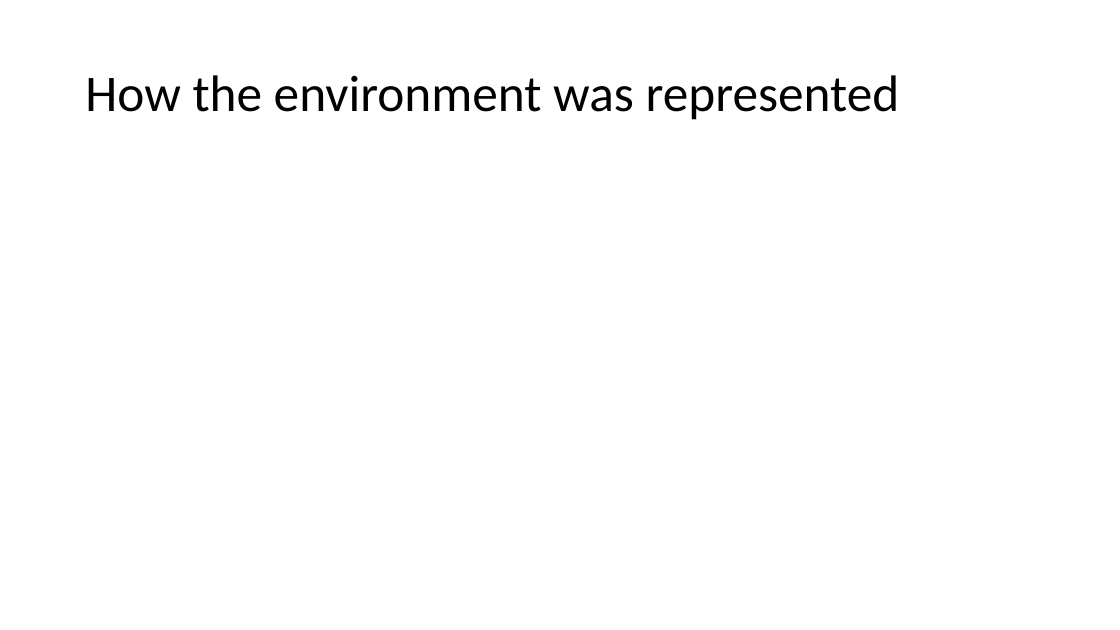
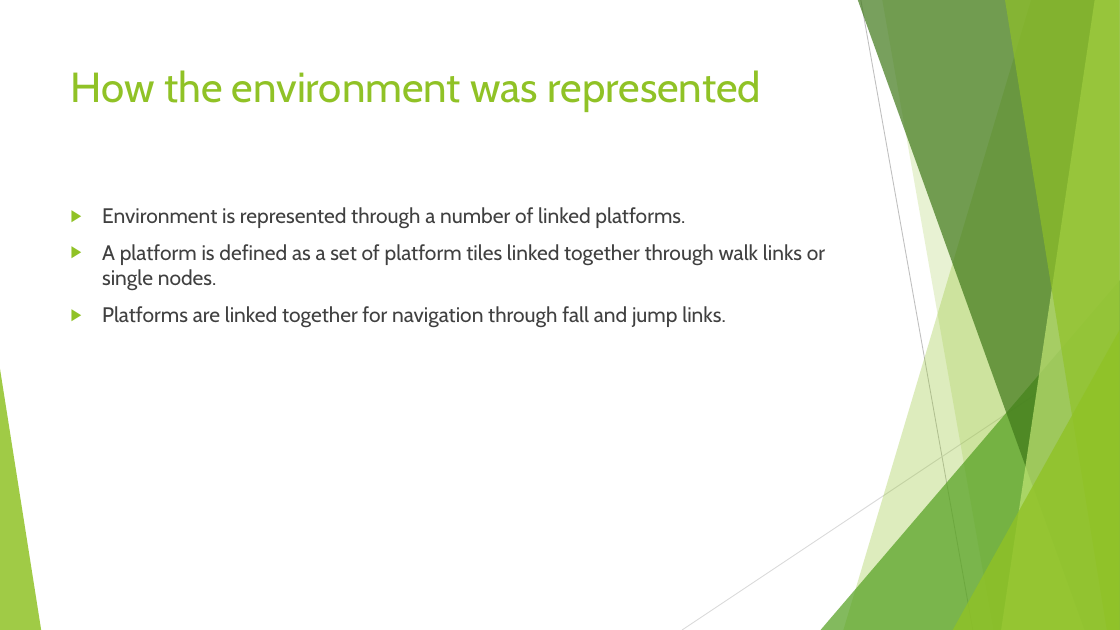
Before and after one commit to AdamBallinger/ProjectPlatform, a slide deck: slide 3 of Report.pptx. Drawn at 1120x630 pixels with LibreOffice and Linux fonts; fonts in the diff are those of the drawing. Boxes give left, top, right and bottom in pixels: in the first picture for what was removed or moved away, otherwise in the second. Text is boxed around its words. In the diff, an @@ line names an element or a change of style, - is before the commit and + after.

```diff
--- a/Report.pptx
+++ b/Report.pptx
@@ title "How the environment was represented": place and size @@
-title "How the environment was represented" at <box>85,75,900,120</box>
+title "How the environment was represented" at <box>71,70,761,112</box>
@@ title "How the environment was represented" at <box>71,70,761,112</box>: size 44 to 36 pt, font Calibri to Cabin, text colour #000000 to #90C226; line spacing 0.9 to 1; vertical alignment middle to top @@
@@ text added at <box>102,207,825,328</box>, 18 pt, text #404040 @@
+▶ Environment is represented through a number of linked platforms.
+▶ A platform is defined as a set of platform tiles linked together through walk links or single nodes.
+▶ Platforms are linked together for navigation through fall and jump links.
@@ group added at <box>0,0,1120,630</box>: 5 freeform shapes, 3 triangles, 2 lines @@
```
Also in this commit, not shown: 4 other slides changed, 20 other files.
